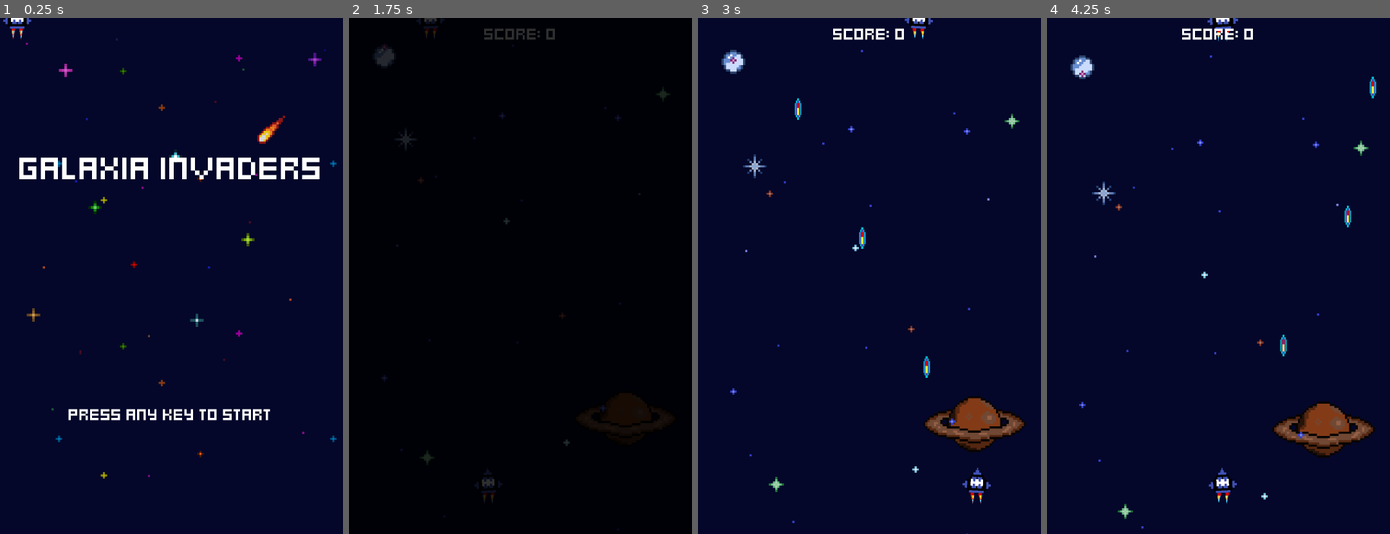
Above: before the commit, frames 1-4 (left to right).
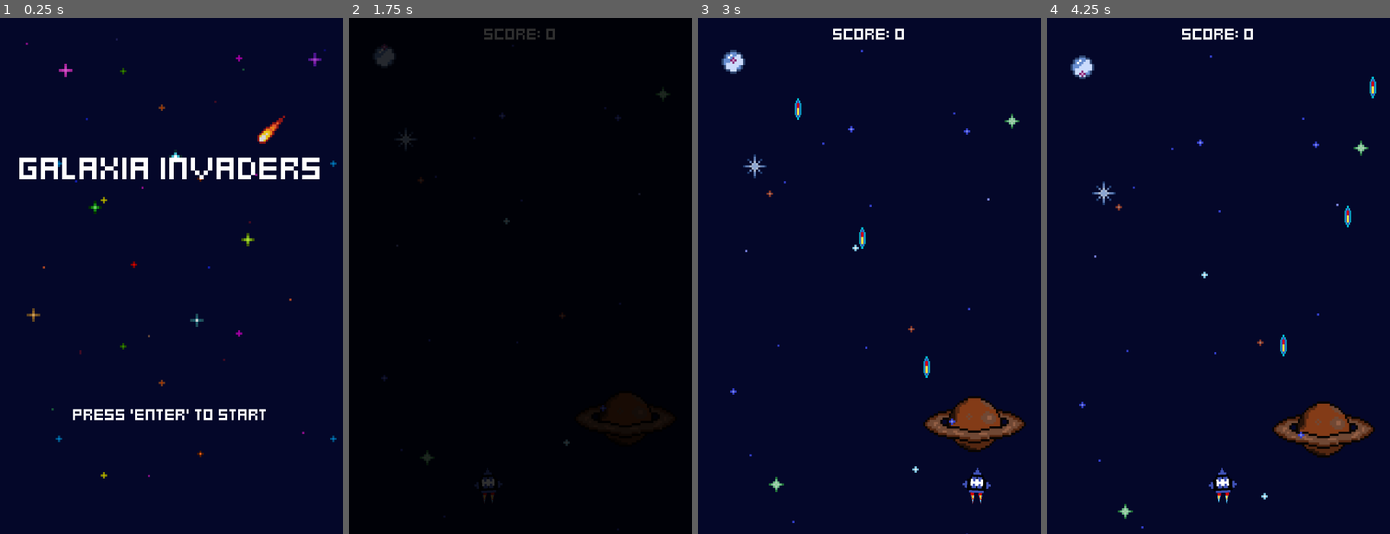
Above: after the commit, the same moments.

Repository: qaramanis/galaxia-invaders
Game: Godot game, scene res://menus/menu.tscn
The game is run twice, just before and just after one commit, with the same random seed, the same clock (stepped at 60 frames per second) and the same inputs.
Inputs:
- Up to frame 1 (0.25 s): no input
- Up to frame 2 (1.75 s): tap Enter (ui_accept) at 0.5, 0.77, 1.25, 1.52 s; hold Right (right) 0.53-1.28 s; hold A (left) from 1.28 s (still down)
- Up to frame 3 (3 s): release A (left) at 2.03 s; hold Right (right) from 2.03 s (still down)
- Up to frame 4 (4.25 s): tap Enter (ui_accept) at 3.02, 3.77 s; release Right (right) at 3.53 s; hold A (left) from 3.53 s (still down)

The runs differ from the first frame. In frame 1, 0.9% of the frame differs, in the area x 0-79%, y 0-78%; in frame 2, less than 0.1%; in frame 3, 0.2%; in frame 4, 0.2%.
Error in both runs: Cannot call method 'change_scene_to_file' on a null value. (res://menus/menu.gd:11)

Commit message:
optimized upgrade_laser

Diff:
--- a/enemies/enemy_generator/enemy_generator.gd
+++ b/enemies/enemy_generator/enemy_generator.gd
@@ -33,6 +33,6 @@
 
 func handle_spawn(enemy_scene: PackedScene, timer: Timer, time_offset: float = 1.0) -> void:
 	spawner_component.scene = enemy_scene
-	spawner_component.spawn(Vector2(randf_range(margin, screen_width-margin), -8))
+	spawner_component.spawn(Vector2(randf_range(margin, screen_width-margin), 0))
 	var spawn_rate = time_offset / (0.5 + (game_stats.score * 0.015))
 	timer.start(spawn_rate + randf_range(0.25, 05))
--- a/menus/game_over.gd
+++ b/menus/game_over.gd
@@ -15,4 +15,6 @@
 func _process(delta: float) -> void:
 	if Input.is_anything_pressed():
 		game_stats.score = 0
+		TransitionScreen.transition()
+		await get_tree().create_timer(1).timeout
 		get_tree().change_scene_to_file("res://menus/menu.tscn")
--- a/menus/game_over.tscn
+++ b/menus/game_over.tscn
@@ -78,7 +78,7 @@
 
 [node name="Label" type="Label" parent="CenterContainer/VBoxContainer"]
 layout_mode = 2
-text = "PRESS ANY KEY TO RETURN
-TO MAIN MENU"
+text = "PRESS 'ENTER TO
+TRY AGAIN"
 label_settings = ExtResource("4_hl86a")
 horizontal_alignment = 1
--- a/menus/menu.tscn
+++ b/menus/menu.tscn
@@ -38,6 +38,6 @@
 
 [node name="StartLabel" type="Label" parent="CenterContainer/VBoxContainer"]
 layout_mode = 2
-text = "PRESS ANY KEY TO START"
+text = "PRESS 'ENTER' TO START"
 label_settings = ExtResource("4_2d4ws")
 horizontal_alignment = 1
--- a/power_ups/power_up.gd
+++ b/power_ups/power_up.gd
@@ -1,3 +1,4 @@
+class_name PowerUp
 extends Node2D
 
 @onready var move_component: MoveComponent = $MoveComponent
@@ -5,13 +6,11 @@
 @onready var flash_component: FlashComponent = $FlashComponent
 @onready var scale_component: ScaleComponent = $ScaleComponent
 @onready var shake_component: ShakeComponent = $ShakeComponent
-@onready var visible_on_screen_notifier_2d: VisibleOnScreenNotifier2D = $VisibleOnScreenNotifier2D
 @onready var hitbox_component: HitboxComponent = $HitboxComponent
 @onready var hurtbox_component: HurtboxComponent = $HurtboxComponent
 
 
 func _ready():
-	visible_on_screen_notifier_2d.screen_exited.connect(queue_free)
 
 	hurtbox_component.hurt.connect(func(hitbox: HitboxComponent):
 		scale_component.tween_scale()
--- a/power_ups/power_up.tscn
+++ b/power_ups/power_up.tscn
@@ -32,16 +32,17 @@
 script = ExtResource("5_6ppud")
 metadata/_custom_type_script = "uid://rbj8cldddtlp"
 
-[node name="VisibleOnScreenNotifier2D" type="VisibleOnScreenNotifier2D" parent="."]
-
-[node name="FlashComponent" type="Node" parent="."]
+[node name="FlashComponent" type="Node" parent="." node_paths=PackedStringArray("sprite")]
 script = ExtResource("6_3ivhi")
+sprite = NodePath("../AnimatedSprite2D")
 metadata/_custom_type_script = "uid://cb30vdkogpydn"
 
-[node name="ScaleComponent" type="Node" parent="."]
+[node name="ScaleComponent" type="Node" parent="." node_paths=PackedStringArray("sprite")]
 script = ExtResource("6_p5ef7")
+sprite = NodePath("../AnimatedSprite2D")
 metadata/_custom_type_script = "uid://8qg5kbkrjcur"
 
-[node name="ShakeComponent" type="Node" parent="."]
+[node name="ShakeComponent" type="Node" parent="." node_paths=PackedStringArray("node")]
 script = ExtResource("8_4qykb")
+node = NodePath("../AnimatedSprite2D")
 metadata/_custom_type_script = "uid://bxylq1m1e2uby"
--- a/power_ups/upgrade_laser.tscn
+++ /dev/null
@@ -1,24 +0,0 @@
-[gd_scene load_steps=4 format=3 uid="uid://ddo257tgai1wv"]
-
-[ext_resource type="PackedScene" uid="uid://dibeq7mgier86" path="res://power_ups/power_up.tscn" id="1_qmpbm"]
-[ext_resource type="Texture2D" uid="uid://c3ckrerdindju" path="res://assets/power_ups/upgrade_laser.png" id="2_bqfhp"]
-
-[sub_resource type="SpriteFrames" id="SpriteFrames_ad1e1"]
-animations = [{
-"frames": [{
-"duration": 1.0,
-"texture": ExtResource("2_bqfhp")
-}],
-"loop": true,
-"name": &"default",
-"speed": 5.0
-}]
-
-[node name="PowerUp" instance=ExtResource("1_qmpbm")]
-
-[node name="AnimatedSprite2D" parent="." index="0"]
-sprite_frames = SubResource("SpriteFrames_ad1e1")
-
-[node name="VisibleOnScreenNotifier2D" parent="." index="5"]
-position = Vector2(4.76837e-07, -1.13249e-07)
-scale = Vector2(0.6, 0.6)
--- /dev/null
+++ b/power_ups/upgrade_laser/upgrade_laser.gd
@@ -0,0 +1,19 @@
+extends PowerUp
+
+@onready var duration_timer: Timer = $DurationTimer
+
+func _ready():
+	super()
+	hitbox_component.collision_mask = 1
+	hitbox_component.hit_hurtbox.connect(_on_player_hit)
+
+func _on_player_hit(hurtbox: HurtboxComponent):
+	var ship = hurtbox.get_parent()
+
+	if ship.has_node("FirerateTimer"):
+		var firerate_timer = ship.get_node("FirerateTimer")
+		firerate_timer.wait_time *= 0.5
+		visible = false
+		await get_tree().create_timer(duration_timer.wait_time).timeout
+		firerate_timer.wait_time /= 0.5
+		queue_free()
--- /dev/null
+++ b/power_ups/upgrade_laser/upgrade_laser.tscn
@@ -0,0 +1,38 @@
+[gd_scene load_steps=6 format=3 uid="uid://ddo257tgai1wv"]
+
+[ext_resource type="PackedScene" uid="uid://dibeq7mgier86" path="res://power_ups/power_up.tscn" id="1_qmpbm"]
+[ext_resource type="Script" uid="uid://bbyt7vbetepo7" path="res://power_ups/upgrade_laser/upgrade_laser.gd" id="2_ad1e1"]
+[ext_resource type="Texture2D" uid="uid://c3ckrerdindju" path="res://assets/power_ups/upgrade_laser.png" id="2_bqfhp"]
+
+[sub_resource type="SpriteFrames" id="SpriteFrames_ad1e1"]
+animations = [{
+"frames": [{
+"duration": 1.0,
+"texture": ExtResource("2_bqfhp")
+}],
+"loop": true,
+"name": &"default",
+"speed": 5.0
+}]
+
+[sub_resource type="RectangleShape2D" id="RectangleShape2D_bqfhp"]
+size = Vector2(12, 12)
+
+[node name="PowerUp" instance=ExtResource("1_qmpbm")]
+script = ExtResource("2_ad1e1")
+
+[node name="AnimatedSprite2D" parent="." index="0"]
+sprite_frames = SubResource("SpriteFrames_ad1e1")
+
+[node name="CollisionShape2D" type="CollisionShape2D" parent="HitboxComponent" index="0"]
+shape = SubResource("RectangleShape2D_bqfhp")
+
+[node name="CollisionShape2D" type="CollisionShape2D" parent="HurtboxComponent" index="0"]
+shape = SubResource("RectangleShape2D_bqfhp")
+
+[node name="MoveComponent" parent="." index="3"]
+velocity = Vector2(0, 20)
+
+[node name="DurationTimer" type="Timer" parent="." index="8"]
+wait_time = 5.0
+one_shot = true
--- a/project.godot
+++ b/project.godot
@@ -22,7 +22,6 @@
 [autoload]
 
 TransitionScreen="*res://transition_screen.tscn"
-Ship="*res://player_ship/ship.tscn"
 
 [display]
 
Not shown, added: power_ups/upgrade_laser/upgrade_laser.gd.uid
